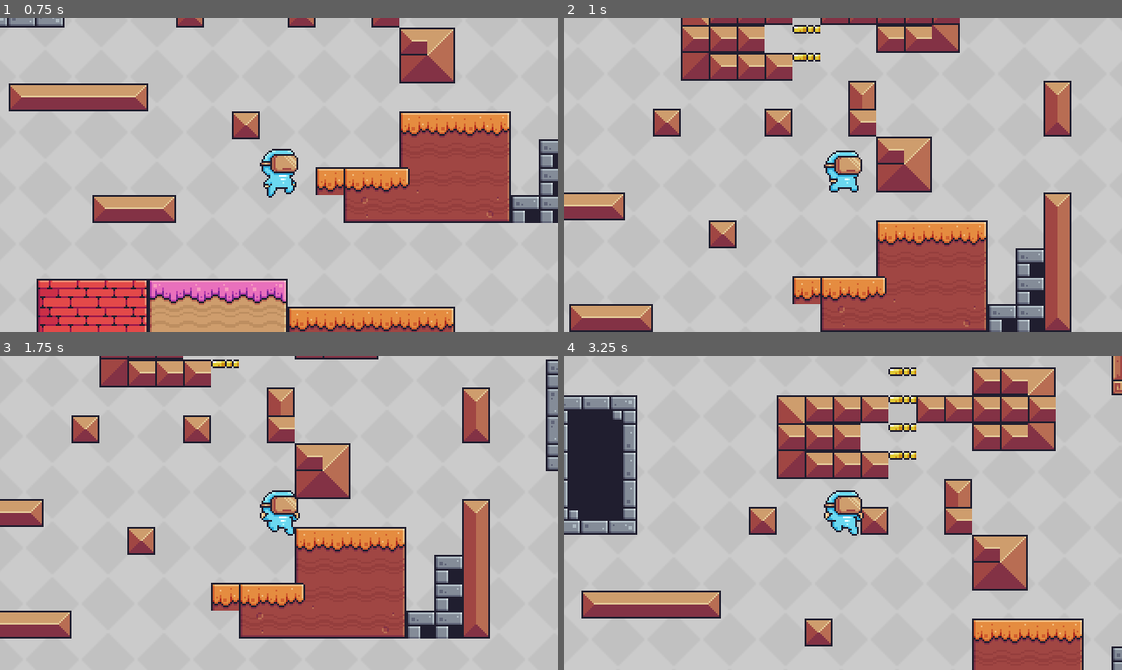
Above: before the commit, frames 1-4 (two rows, left to right).
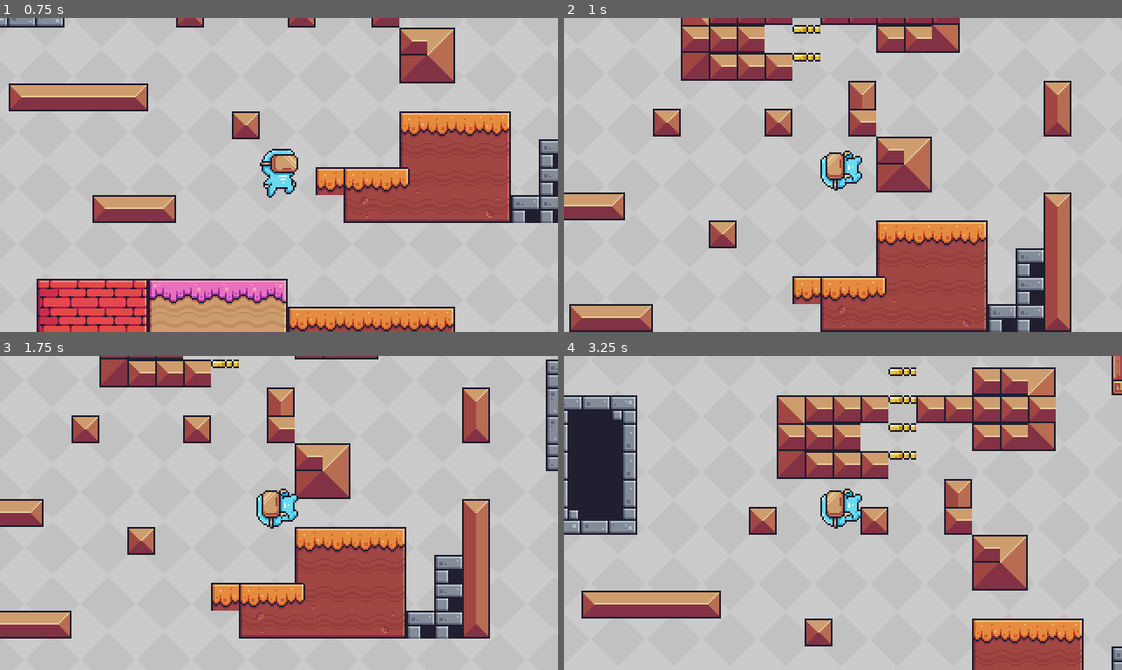
Above: after the commit, the same moments.

Repository: oucar/437-final
Game: Godot game, scene res://Levels/Level1.tscn
Two runs of this game, one before a commit and one after it. Both use one fixed random seed, a clock stepped at 60 frames per second and the inputs below.
Inputs:
- Up to frame 1 (0.75 s): hold D (right) from 0.53 s (still down); tap Space (jump) at 0.6 s
- Up to frame 2 (1 s): keep holding D (right); tap Space (jump) at 0.77 s
- Up to frame 3 (1.75 s): keep holding D (right); tap Space (jump) at 1.07, 1.35, 1.52 s
- Up to frame 4 (3.25 s): tap Space (jump) at 1.82, 2.1, 2.85, 3.02 s; release D (right) at 2.03 s; hold A (left) 2.03-2.78 s; hold D (right) from 2.78 s (still down)

Frame 1 is identical in both runs. In frame 2, 0.8% of the frame differs, in the area x 45-54%, y 42-56%; in frame 3, 0.8%, in the area x 45-54%, y 42-58%; in frame 4, 0.8%.

Commit message:
double jump animation has been added

Diff:
--- a/Characters/Player.gd
+++ b/Characters/Player.gd
@@ -31,8 +31,6 @@
 	velocity = move_and_slide(velocity, Vector2.UP)
 
 	set_anim_parameters()
-
-	# print(velocity.y)
 	pick_next_state()
 
 # Animation Tree
@@ -99,5 +97,8 @@
 # SETTERS AND GETTERS
 func set_current_state(new_state):
 	match(new_state):
-		STATE.JUMP, STATE.DOUBLE_JUMP:
+		STATE.JUMP:
 			jump()
+		STATE.DOUBLE_JUMP:
+			jump()
+			animation_tree.set("parameters/double_jump/active", true)
--- a/Characters/Player.tscn
+++ b/Characters/Player.tscn
@@ -224,8 +224,7 @@
 
 [sub_resource type="Animation" id=46]
 resource_name = "double_jump"
-length = 0.05
-loop = true
+length = 0.3
 tracks/0/type = "value"
 tracks/0/path = NodePath("AnimatedSprite:animation")
 tracks/0/interp = 1
@@ -237,6 +236,18 @@
 "transitions": PoolRealArray( 1 ),
 "update": 1,
 "values": [ "double_jump" ]
+}
+tracks/1/type = "value"
+tracks/1/path = NodePath("AnimationTree:active")
+tracks/1/interp = 1
+tracks/1/loop_wrap = true
+tracks/1/imported = false
+tracks/1/enabled = true
+tracks/1/keys = {
+"times": PoolRealArray( 0.3 ),
+"transitions": PoolRealArray( 1 ),
+"update": 1,
+"values": [ true ]
 }
 
 [sub_resource type="Animation" id=47]
@@ -341,11 +352,18 @@
 "values": [ "wall_jump" ]
 }
 
+[sub_resource type="AnimationNodeAnimation" id=61]
+animation = "double_jump"
+
 [sub_resource type="AnimationNodeAnimation" id=58]
 animation = "fall"
 
 [sub_resource type="AnimationNodeAnimation" id=59]
 animation = "jump"
+
+[sub_resource type="AnimationNodeOneShot" id=62]
+fadein_time = 0.0
+fadeout_time = 0.0
 
 [sub_resource type="AnimationNodeAnimation" id=53]
 animation = "idle"
@@ -367,17 +385,21 @@
 [sub_resource type="AnimationNodeBlend3" id=60]
 
 [sub_resource type="AnimationNodeBlendTree" id=57]
-graph_offset = Vector2( 0, -66 )
+graph_offset = Vector2( -192.882, -120.444 )
 nodes/Animation/node = SubResource( 58 )
 nodes/Animation/position = Vector2( 100, 370 )
+"nodes/Animation 2/node" = SubResource( 61 )
+"nodes/Animation 2/position" = Vector2( 575.5, 380.5 )
 nodes/Animatipn/node = SubResource( 59 )
 nodes/Animatipn/position = Vector2( 90, 0 )
-nodes/output/position = Vector2( 720, 120 )
+nodes/double_jump/node = SubResource( 62 )
+nodes/double_jump/position = Vector2( 850, 80 )
+nodes/output/position = Vector2( 1120, 80 )
 nodes/x_move/node = SubResource( 56 )
 nodes/x_move/position = Vector2( 60, 170 )
 nodes/y_move/node = SubResource( 60 )
-nodes/y_move/position = Vector2( 480, 120 )
-node_connections = [ "output", 0, "y_move", "y_move", 0, "Animatipn", "y_move", 1, "x_move", "y_move", 2, "Animation" ]
+nodes/y_move/position = Vector2( 620, 110 )
+node_connections = [ "output", 0, "double_jump", "double_jump", 0, "y_move", "double_jump", 1, "Animation 2", "y_move", 0, "Animatipn", "y_move", 1, "x_move", "y_move", 2, "Animation" ]
 
 [node name="Player" type="KinematicBody2D"]
 script = ExtResource( 8 )
@@ -386,7 +408,7 @@
 position = Vector2( -16, -19 )
 frames = SubResource( 30 )
 animation = "idle"
-frame = 7
+frame = 10
 playing = true
 centered = false
 
@@ -407,5 +429,6 @@
 tree_root = SubResource( 57 )
 anim_player = NodePath("../AnimationPlayer")
 active = true
+parameters/double_jump/active = false
 parameters/x_move/blend_position = 0
 parameters/y_move/blend_amount = 0.0
Not shown: 1 places in Characters/Player.tscn that only renumber resources
